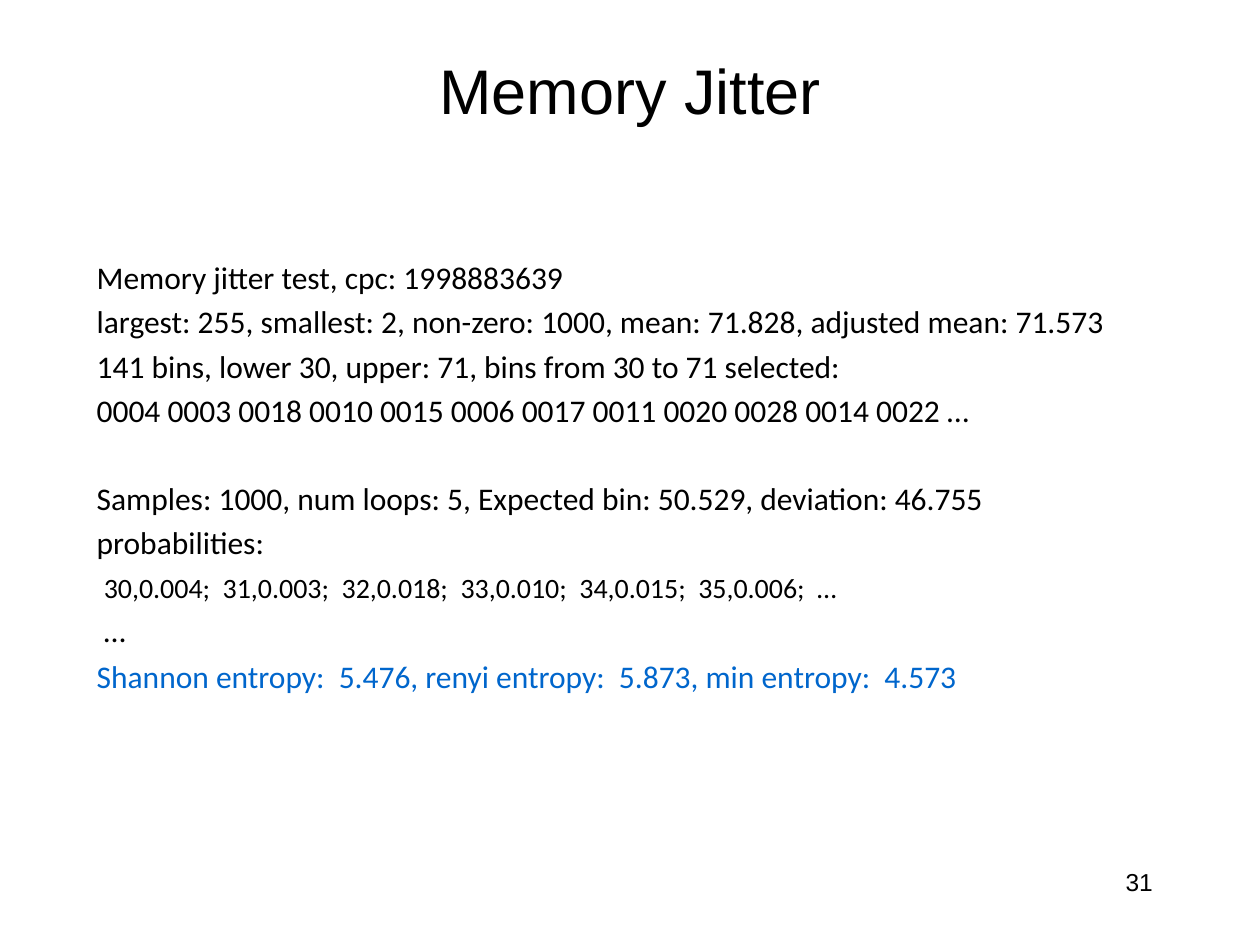
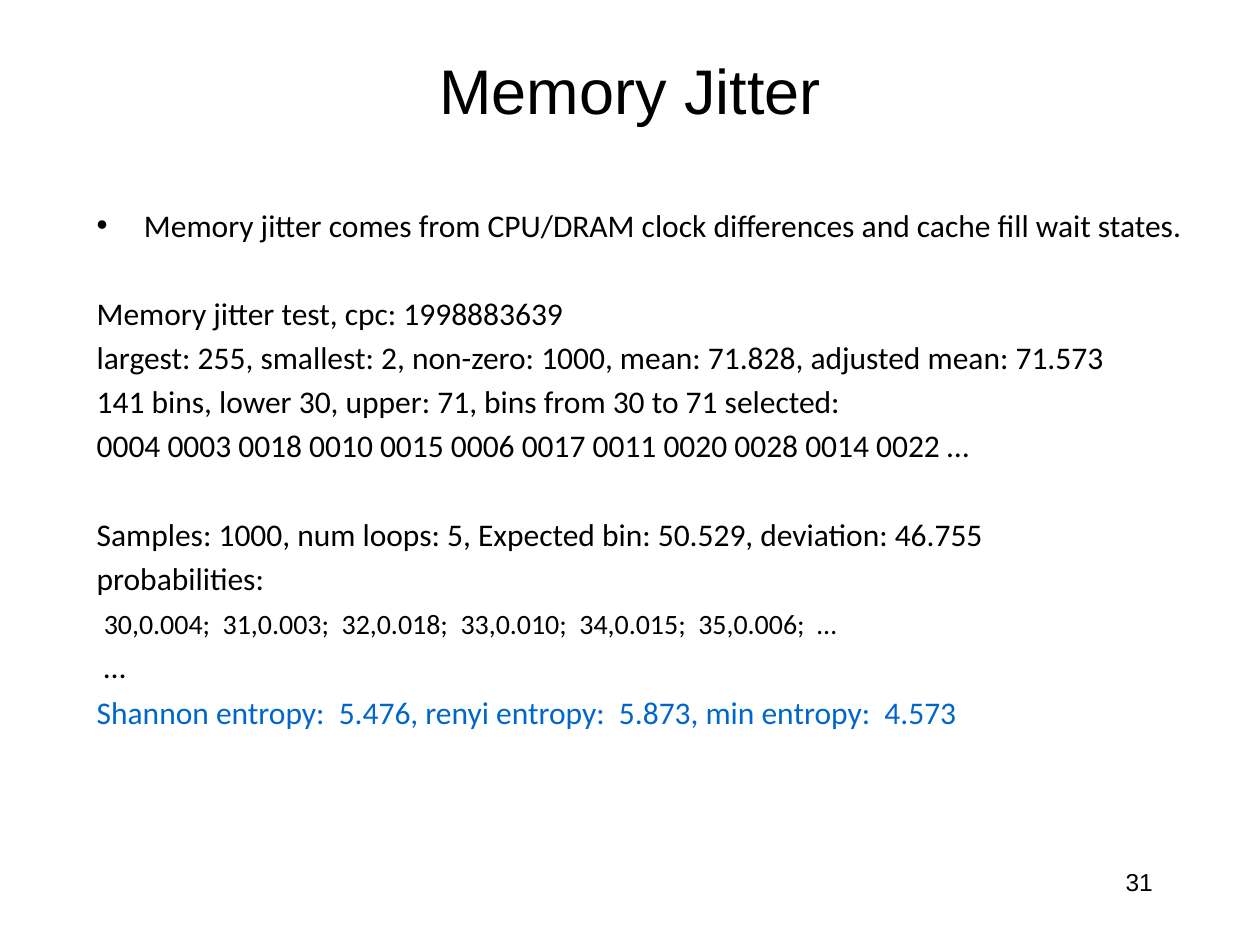
Before and after one commit to jlmucb/class_notes, a slide deck: slide 31 of BerkeleyClass/CS290Spring2013/Lectures/entropy_talk.pptx. Drawn at 1260x945 pixels with LibreOffice and Linux fonts; fonts in the diff are those of the drawing. Boxes give left, top, right and bottom in pixels: in the first picture for what was removed or moved away, otherwise in the second. Text is boxed around its words. In the diff, an @@ line names an element or a change of style, - is before the commit and + after.

```diff
--- a/BerkeleyClass/CS290Spring2013/Lectures/entropy_talk.pptx
+++ b/BerkeleyClass/CS290Spring2013/Lectures/entropy_talk.pptx
@@ text "Memory jitter comes from CPU/DRAM ...": place and size @@
-text "Memory jitter comes from CPU/DRAM ..." at [97,267,1104,693]
+text "Memory jitter comes from CPU/DRAM ..." at [97,215,1181,729]
@@ text at [144,215,1181,243]: paragraph added @@
+• Memory jitter comes from CPU/DRAM clock differences and cache fill wait states.
```
Also in this commit, not shown: 9 other slides changed.
